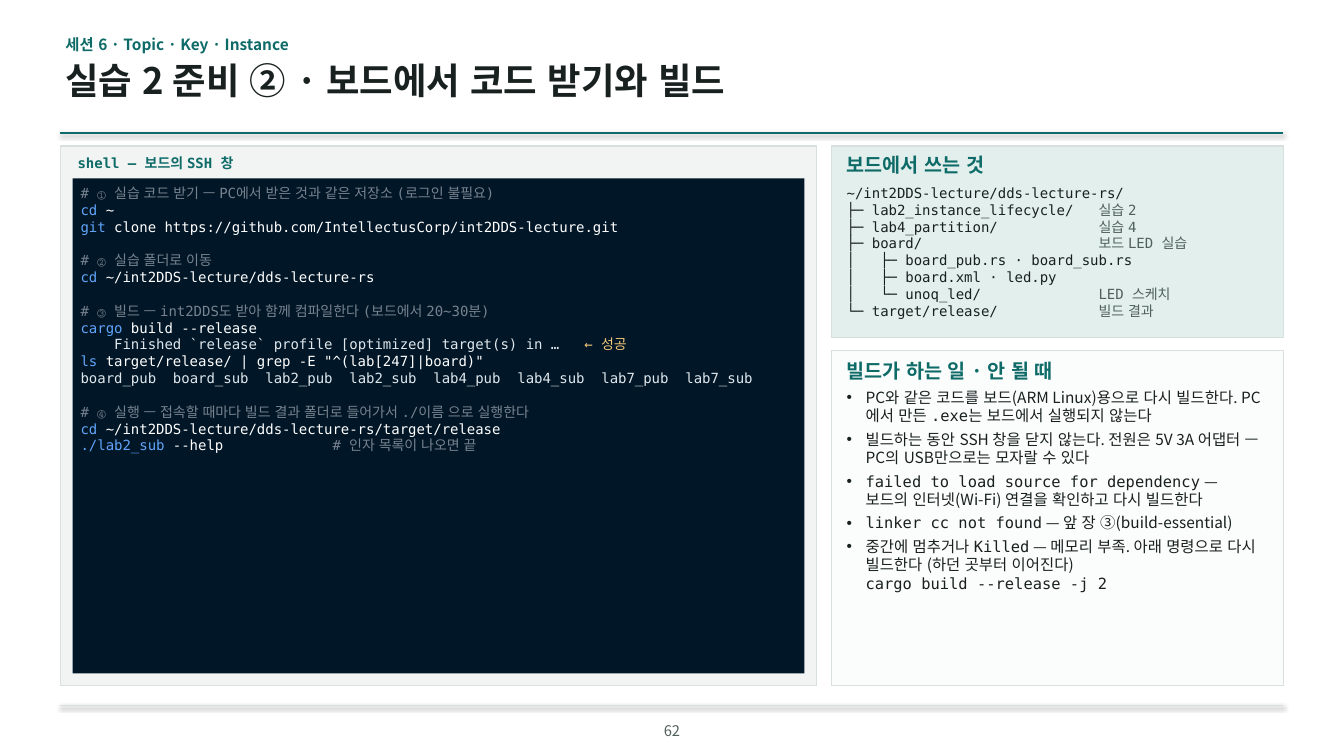
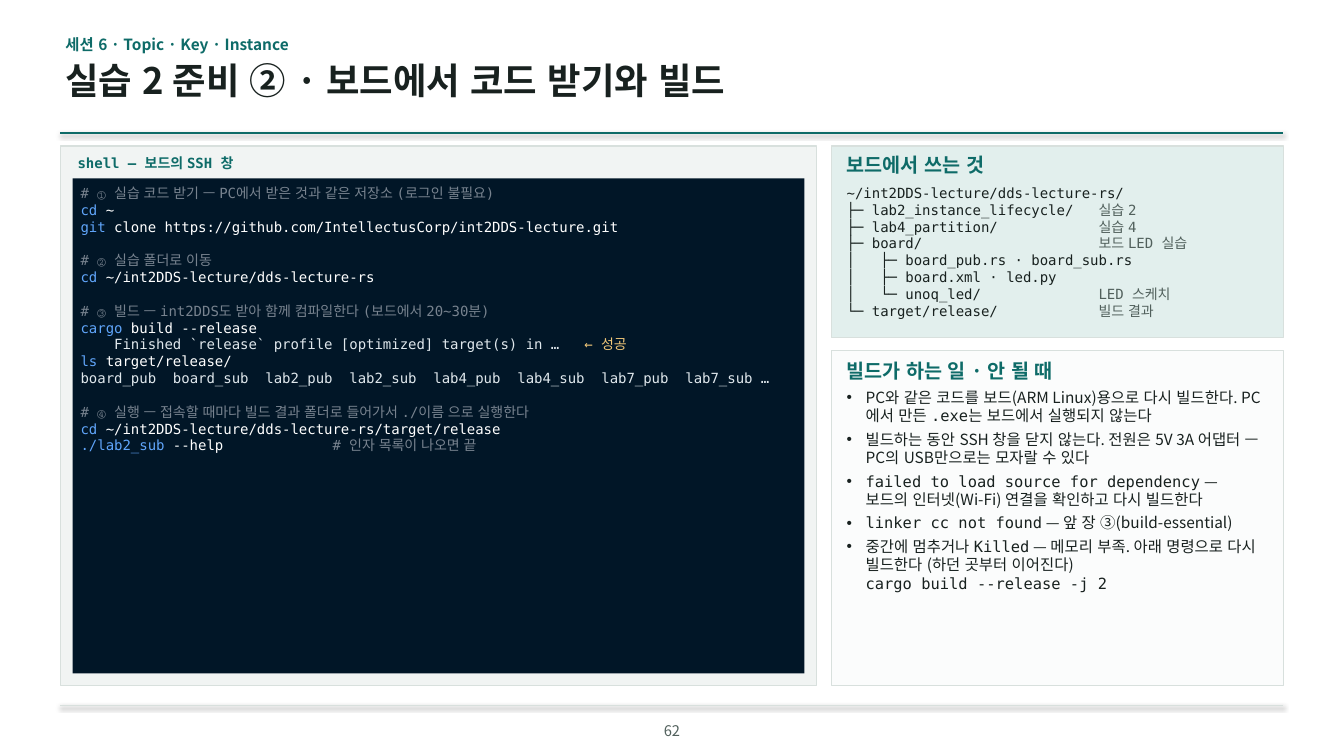
Before and after one commit to IntellectusCorp/int2DDS-lecture, a slide deck: slide 62 of int2dds-lecture-for-beginner.pptx. Drawn at 1344x756 pixels with LibreOffice and Linux fonts; fonts in the diff are those of the drawing; background and template pictures are left out. Boxes give left, top, right and bottom in pixels: in the first picture for what was removed or moved away, otherwise in the second. Text is boxed around its words. In the diff, an @@ line names an element or a change of style, - is before the commit and + after.

```diff
--- a/int2dds-lecture-for-beginner.pptx
+++ b/int2dds-lecture-for-beginner.pptx
@@ text in rectangle at (81, 355, 668, 387): text changed @@
-ls target/release/ | grep -E "^(lab[247]|board)"
-board_pub board_sub lab2_pub lab2_sub lab4_pub lab4_sub lab7_pub lab7_sub
+ls target/release/
+board_pub board_sub lab2_pub lab2_sub lab4_pub lab4_sub lab7_pub lab7_sub …
```
Also in this commit, not shown: 16 other slides changed, 3 slides added.
